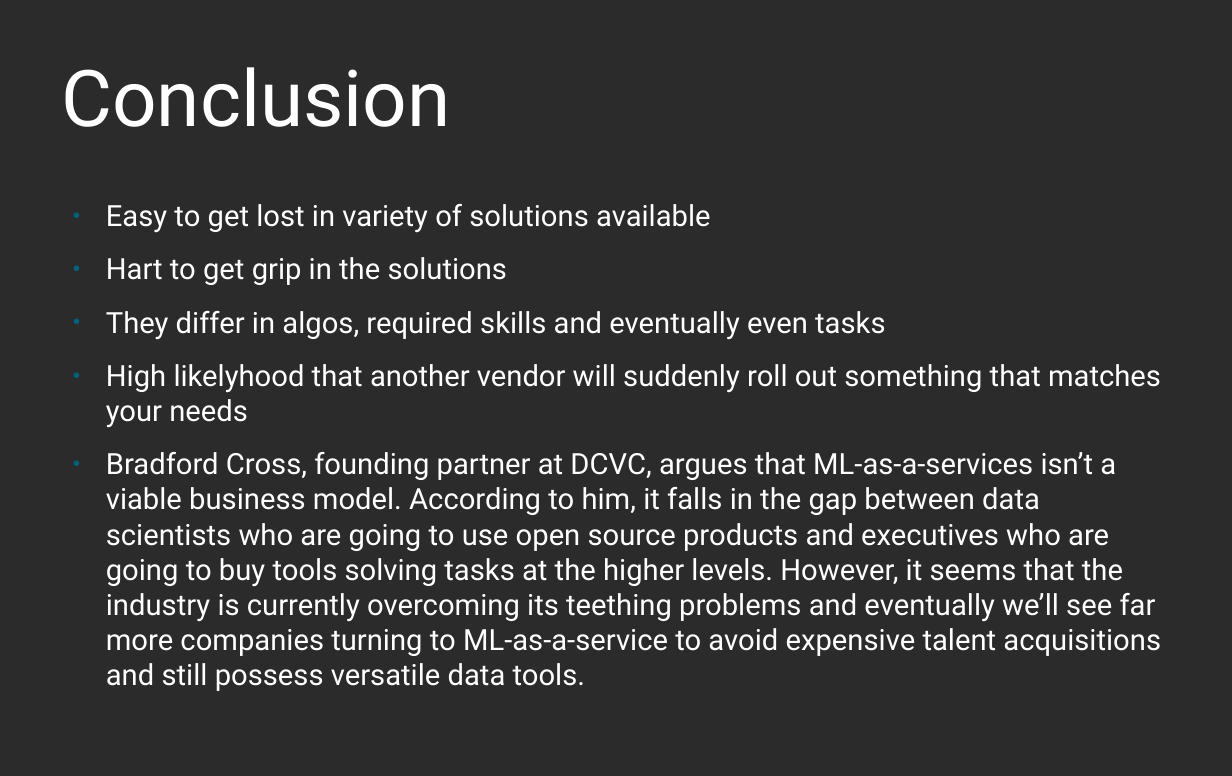
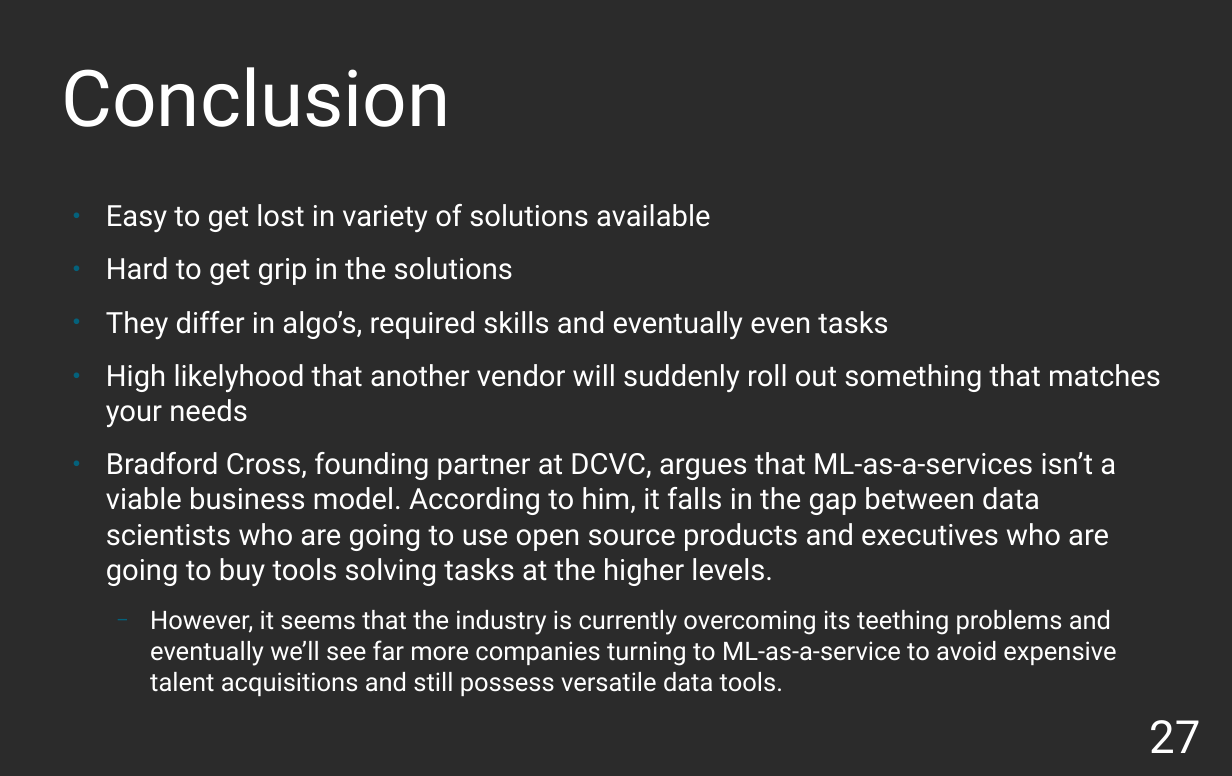
Before and after one commit to oGuzee/Workflow_Application_MLaaS, a slide deck: slide 27 of Presentation.odp (slide 28 before the commit). Drawn at 1232x776 pixels with LibreOffice and Linux fonts; fonts in the diff are those of the drawing; background and template pictures are left out; a plain dark background stands for a picture behind light text. Boxes give left, top, right and bottom in pixels: in the first picture for what was removed or moved away, otherwise in the second. Text is boxed around its words. In the diff, an @@ line names an element or a change of style, - is before the commit and + after.

```diff
--- a/Presentation.odp
+++ b/Presentation.odp
@@ text at (106,257,888,340): text changed @@
-● Hart to get grip in the solutions
-● They differ in algos, required skills and eventually even tasks
+● Hard to get grip in the solutions
+● They differ in algo’s, required skills and eventually even tasks
@@ text at (106,452,1116,692): text changed @@
-● Bradford Cross, founding partner at DCVC, argues that ML-as-a-services isn’t a viable business model. According to him, it falls in the gap between data scientists who are going to use open source products and executives who are going to buy tools solving tasks at the higher levels. However, it seems that the industry is currently overcoming its teething problems and eventually we’ll see far more companies turning to ML-as-a-service to avoid expensive talent acquisitions and still possess versatile data tools.
+● Bradford Cross, founding partner at DCVC, argues that ML-as-a-services isn’t a viable business model. According to him, it falls in the gap between data scientists who are going to use open source products and executives who are going to buy tools solving tasks at the higher levels.
+  − However, it seems that the industry is currently overcoming its teething problems and eventually we’ll see far more companies turning to ML-as-a-service to avoid expensive talent acquisitions and still possess versatile data tools.
@@ text added at (1149,720,1200,753), 35 pt, text #FFFFFF @@
+27
```
Also in this commit, not shown: 23 other slides changed, 1 slide removed.
